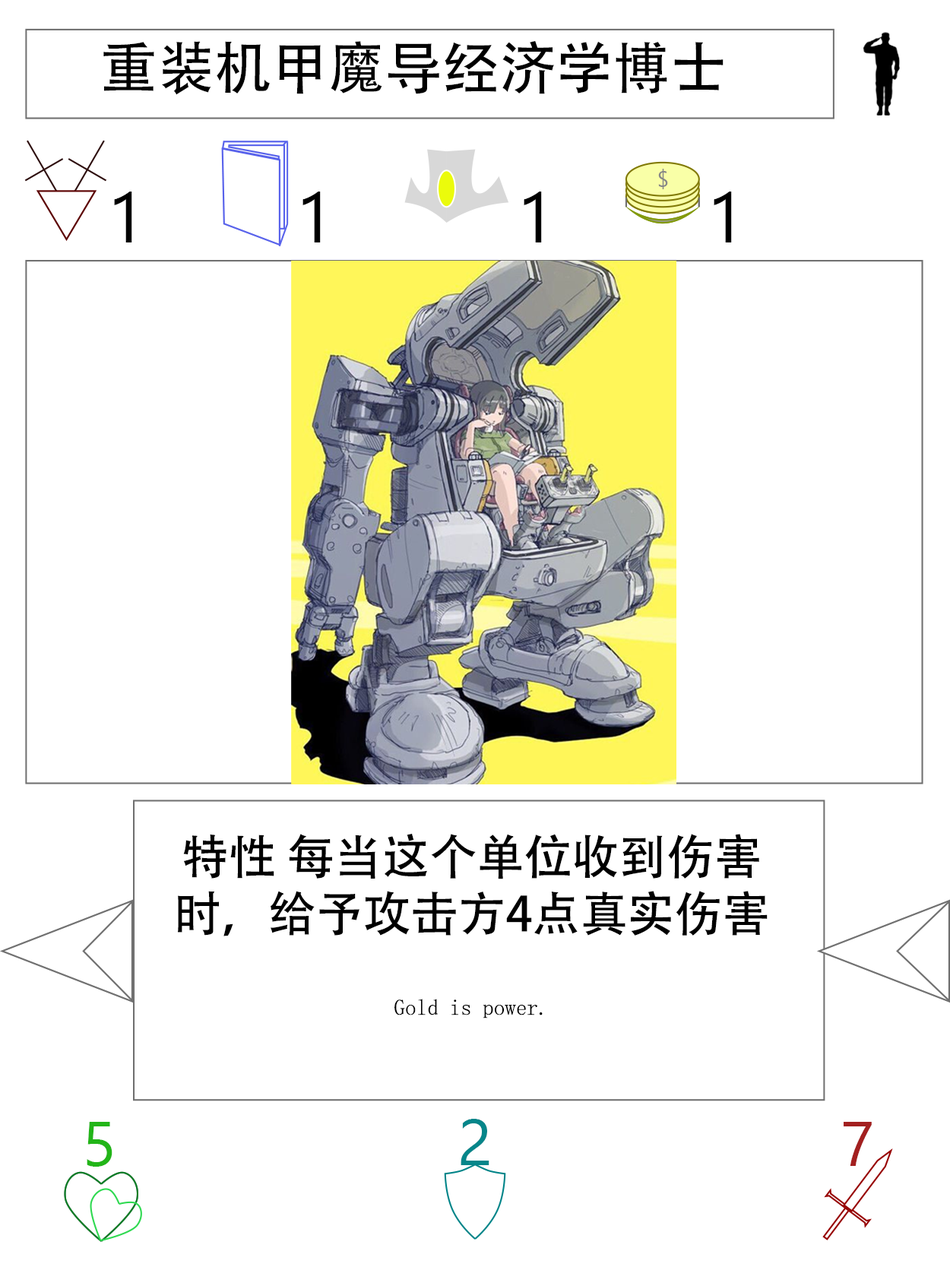
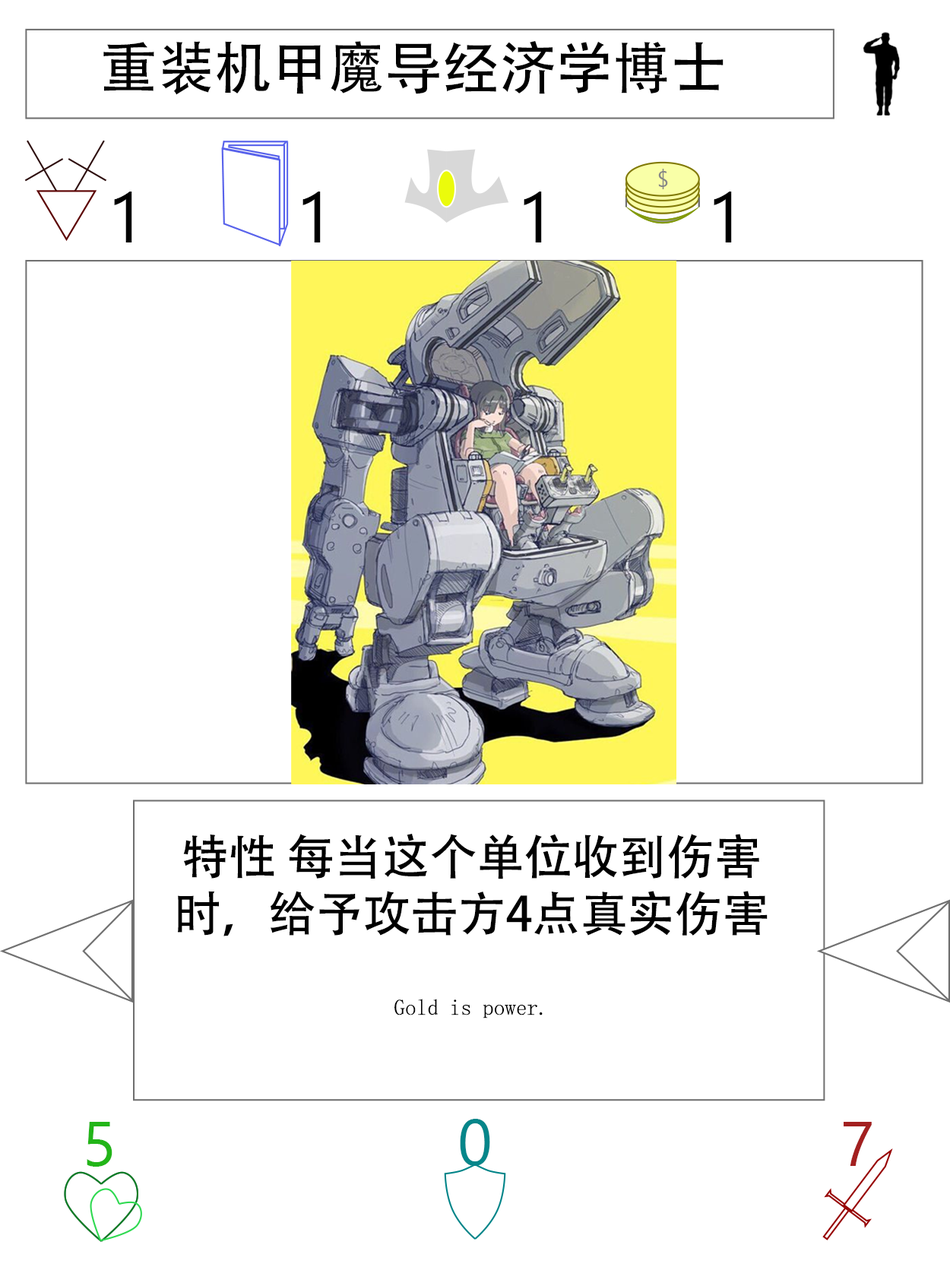
Layered file, before and after one edit (950×1267). Changes by layer:
painted on "防御力" over bbox(459, 1118, 491, 1166)
